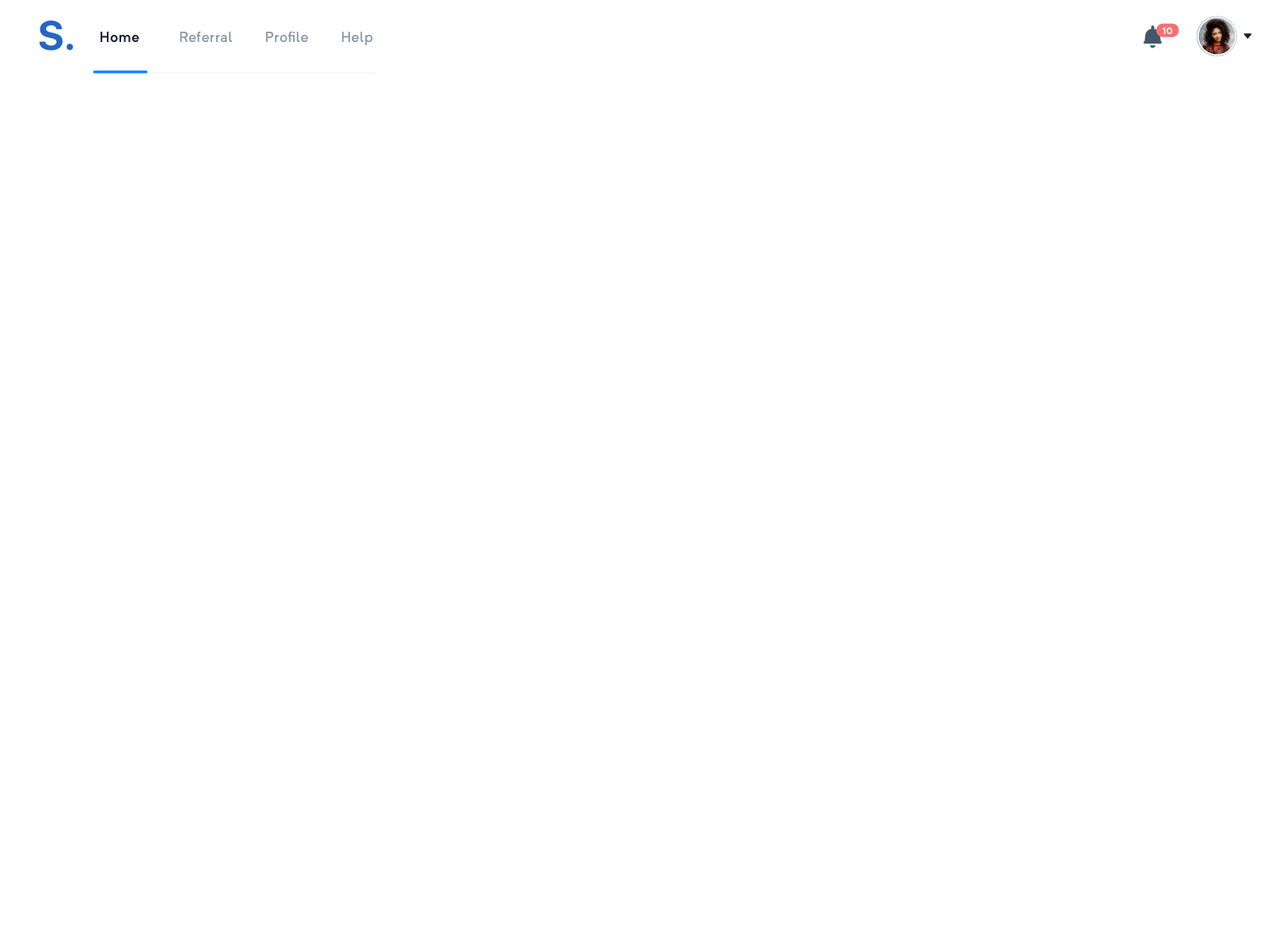
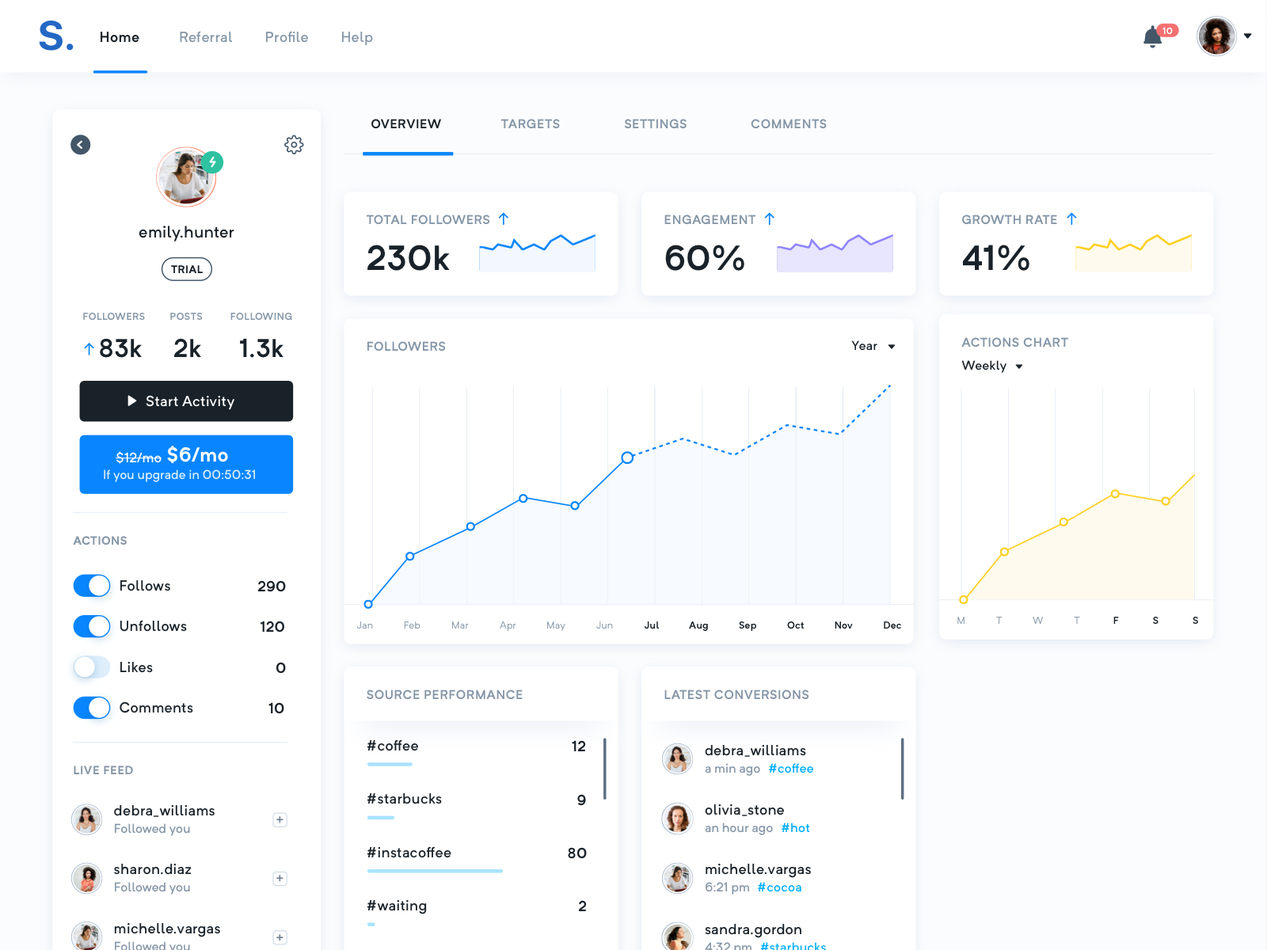
Two versions of the same layered image (1267×950). Layer-by-layer changes:
showed "header" (2nd of 2, in "header") over [0, 0, 1267, 74]
showed "Слой 0" over [0, 73, 1267, 950]
